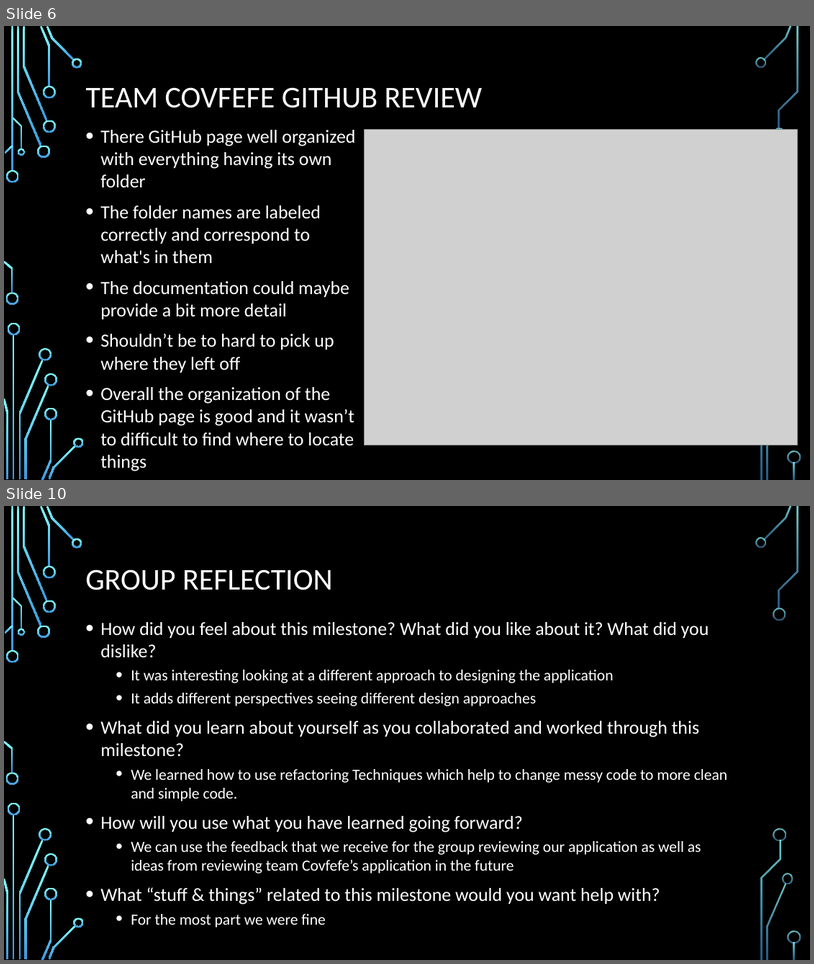
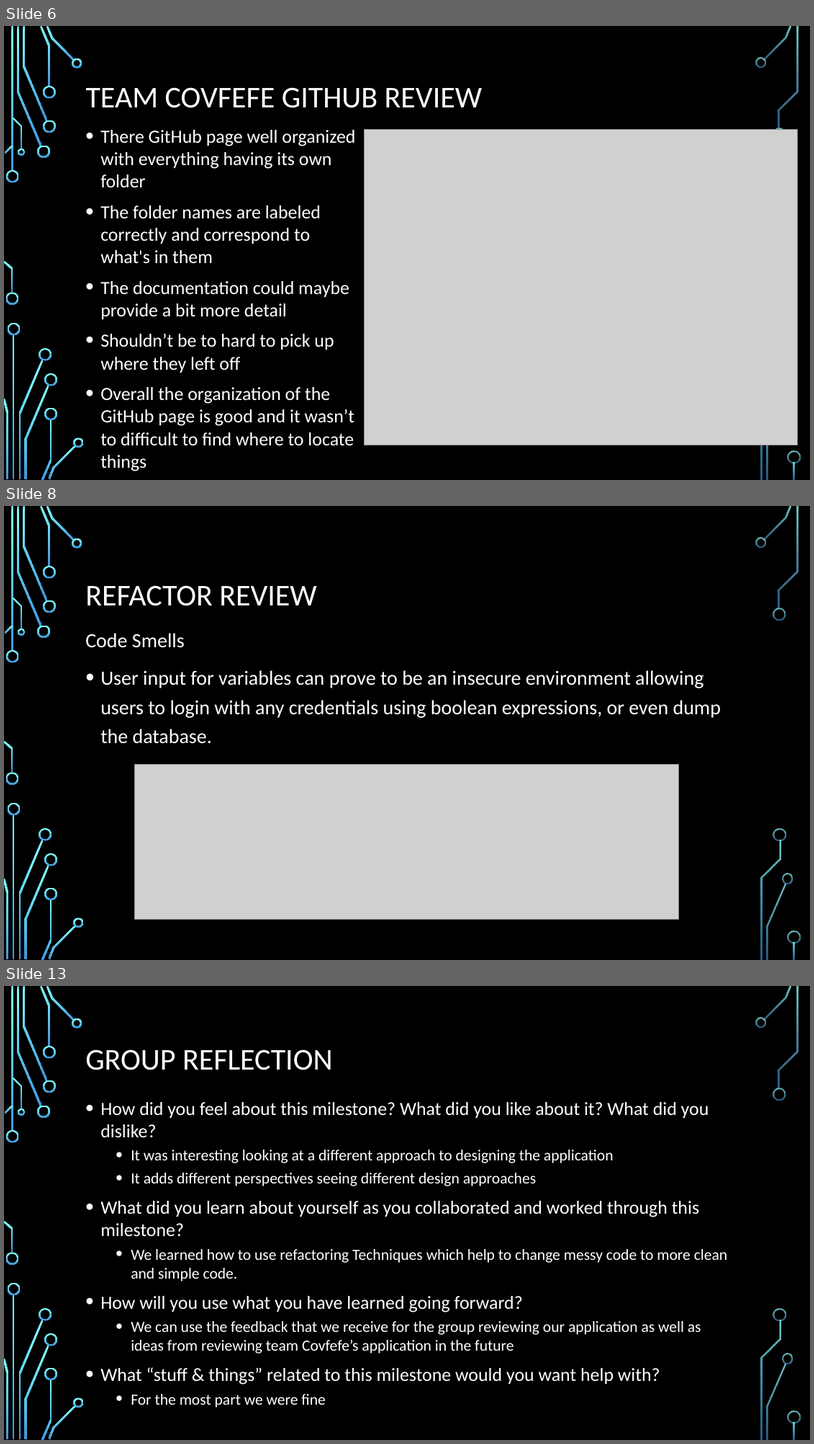
Before and after one commit to ureginastudent/PROJECT, a slide deck: Milestone 7/ENSE 470 Milestone 7.pptx. Shown one above the other, each under a label of ours: slides 6 and 10 before the commit, slides 6, 8 and 13 after it; the slides between them are not shown. The pictures are 814x964 and 814x1444 pixels, drawn with LibreOffice and Linux fonts; fonts in the diff are those of the drawing; grey boxes stand for pictures; background and template pictures are left out. Boxes give left, top, right and bottom in pixels: in the first picture for what was removed or moved away, otherwise in the second. Text is boxed around its words. In the diff, an @@ line names an element or a change of style, - is before the commit and + after.

```diff
--- a/Milestone 7/ENSE 470 Milestone 7.pptx
+++ b/Milestone 7/ENSE 470 Milestone 7.pptx
@@ slide 8 added at bbox=[4, 506, 810, 960], background picture (left out); not listed: 36 template elements that a slide beside it also shows @@
@@ title added at bbox=[85, 585, 316, 606], 36 pt, text #FFFFFF @@
+REFACTOR REVIEW
@@ text added at bbox=[85, 633, 721, 718], 24 pt, text #FFFFFF @@
+Code Smells
+• User input for variables can prove to be an insecure environment allowing users to login with any credentials using boolean expressions, or even dump the database.
@@ picture added at bbox=[134, 764, 679, 919] @@
@@ what was slide 10 is now slide 13 @@
```
Also in this commit, not shown: 2 slides changed, 3 other slides added, 1 slide removed.
